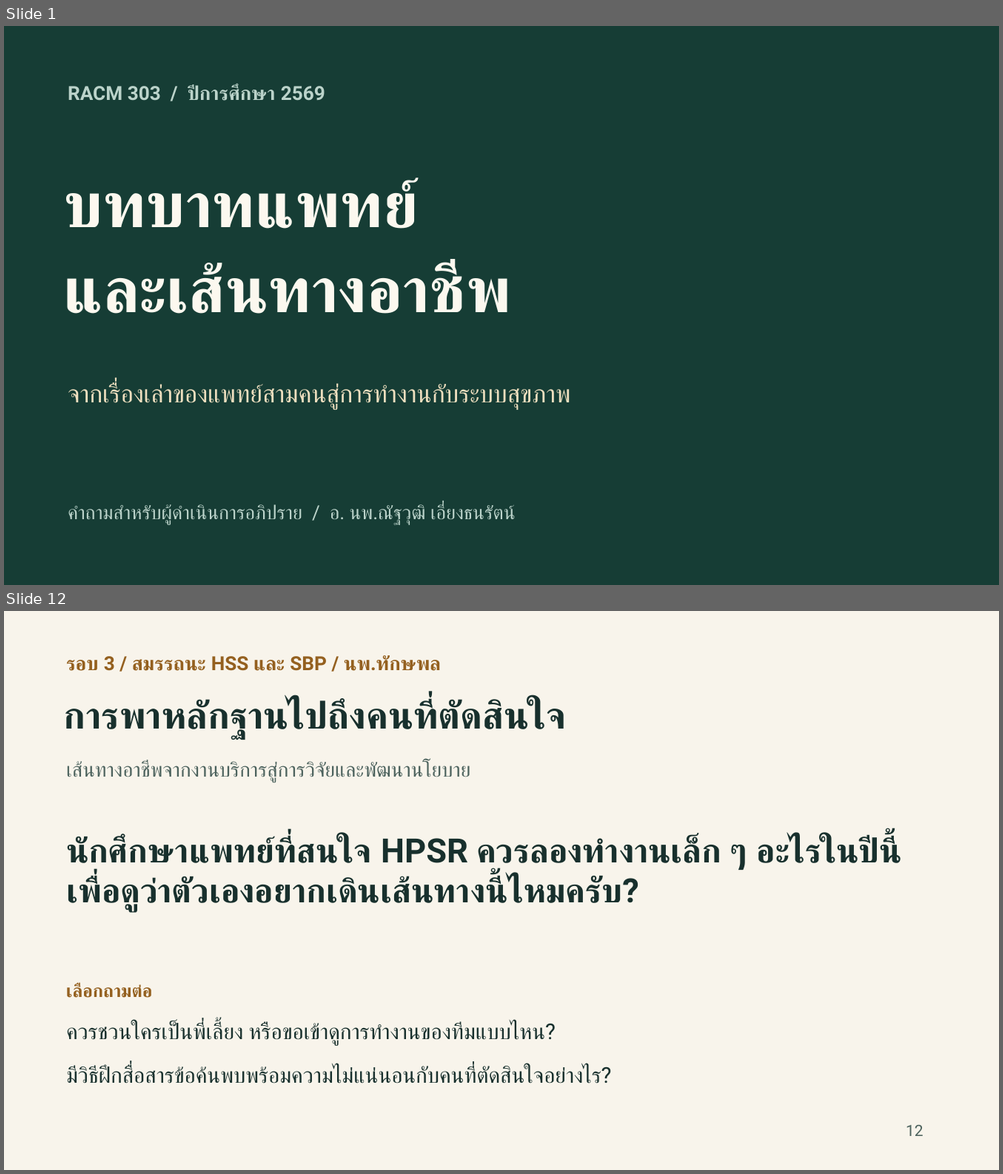
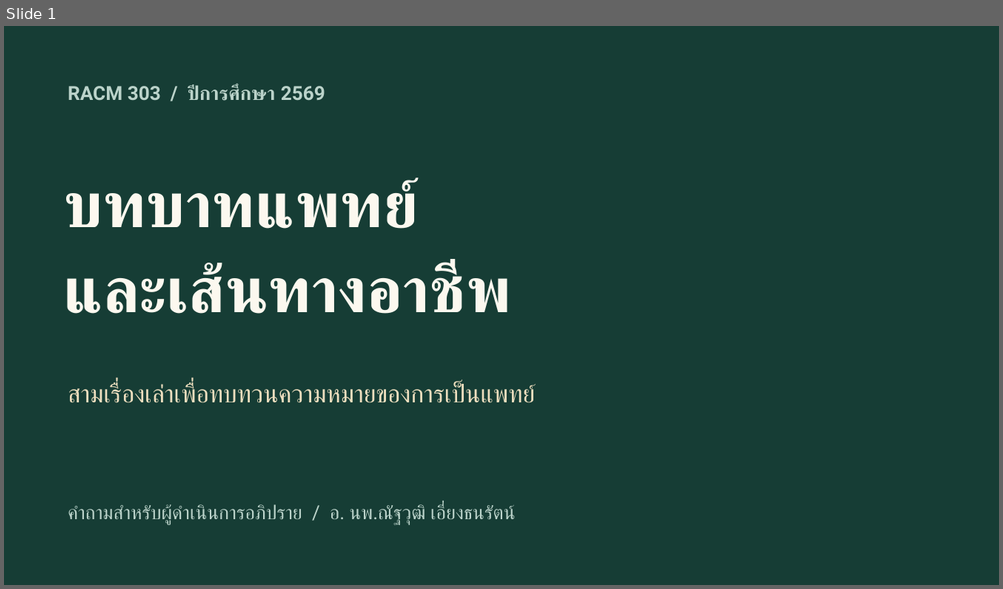
Before and after one commit to smartwoo/racm303-2569-faculty-member, a slide deck: exports/pptx/RACM303_2569_Physician_Roles_Moderator.pptx. Shown one above the other, each under a label of ours: slides 1 and 12 before the commit, slide 1 after it; the slides between them are not shown. The pictures are 1003x1174 and 1003x589 pixels, drawn with LibreOffice and Linux fonts; fonts in the diff are those of the drawing. Boxes give left, top, right and bottom in pixels: in the first picture for what was removed or moved away, otherwise in the second. Text is boxed around its words. In the diff, an @@ line names an element or a change of style, - is before the commit and + after.

```diff
--- a/exports/pptx/RACM303_2569_Physician_Roles_Moderator.pptx
+++ b/exports/pptx/RACM303_2569_Physician_Roles_Moderator.pptx
@@ slide 12 removed at [4,611,999,1170], background #F8F4EB @@
@@ text removed at [66,655,441,671] @@
-รอบ 3 / สมรรถนะ HSS และ SBP / นพ.ทักษพล
@@ text removed at [64,700,566,738] @@
-การพาหลักฐานไปถึงคนที่ตัดสินใจ
@@ text removed at [66,761,470,783] @@
-เส้นทางอาชีพจากงานบริการสู่การวิจัยและพัฒนานโยบาย
@@ text removed at [66,836,895,912] @@
-นักศึกษาแพทย์ที่สนใจ HPSR ควรลองทำงานเล็ก ๆ อะไรในปีนี้ เพื่อดูว่าตัวเองอยากเดินเส้นทางนี้ไหมครับ?
@@ text removed at [66,983,153,998] @@
-เลือกถามต่อ
@@ text removed at [66,1022,555,1045] @@
-ควรชวนใครเป็นพี่เลี้ยง หรือขอเข้าดูการทำงานของทีมแบบไหน?
@@ text removed at [66,1066,611,1084] @@
-มีวิธีฝึกสื่อสารข้อค้นพบพร้อมความไม่แน่นอนกับคนที่ตัดสินใจอย่างไร?
@@ text removed at [905,1125,923,1136] @@
-12
@@ slide 1 changed as well @@
@@ text at [68,383,535,403]: text changed @@
-จากเรื่องเล่าของแพทย์สามคนสู่การทำงานกับระบบสุขภาพ
+สามเรื่องเล่าเพื่อทบทวนความหมายของการเป็นแพทย์
```
Also in this commit, not shown: 4 other slides changed, 15 slides added, 10 other slides removed.
